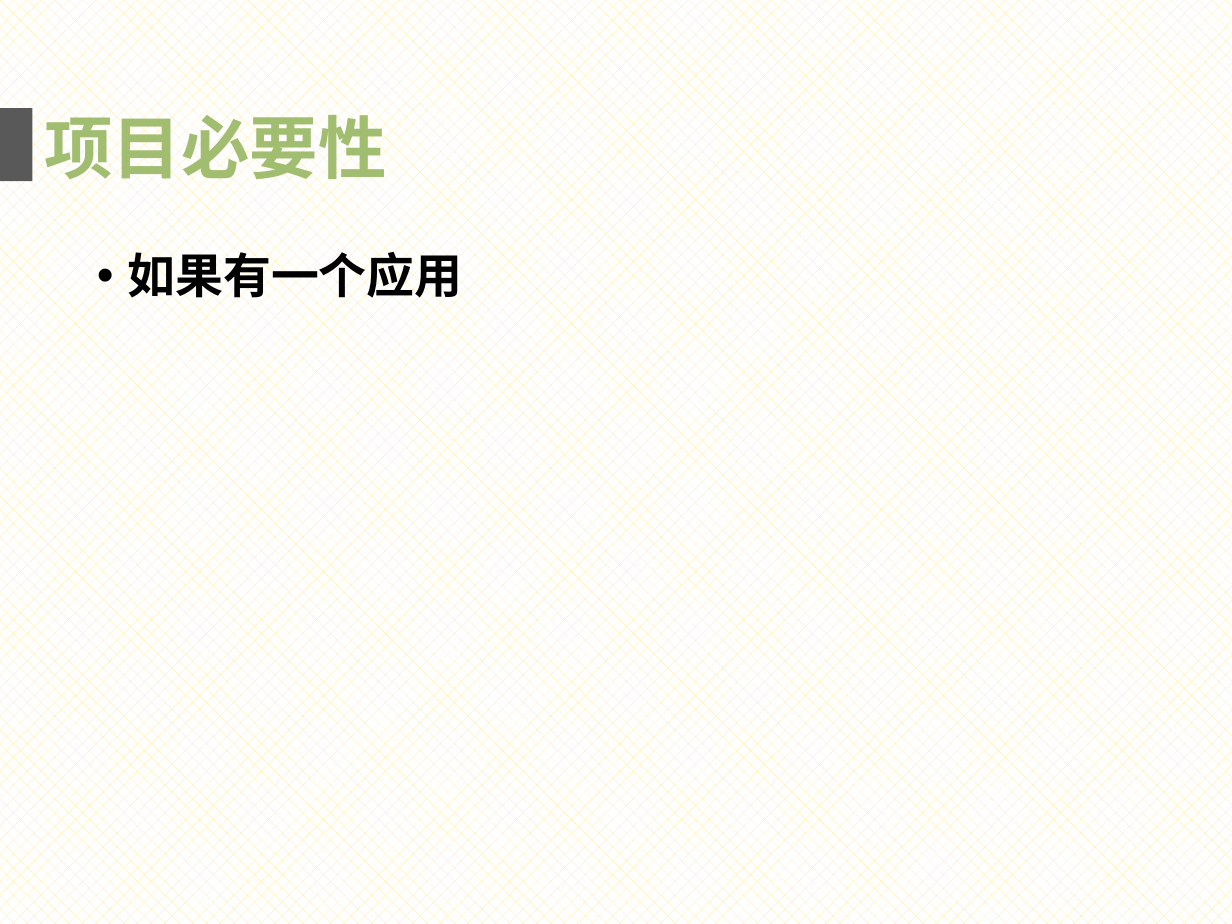
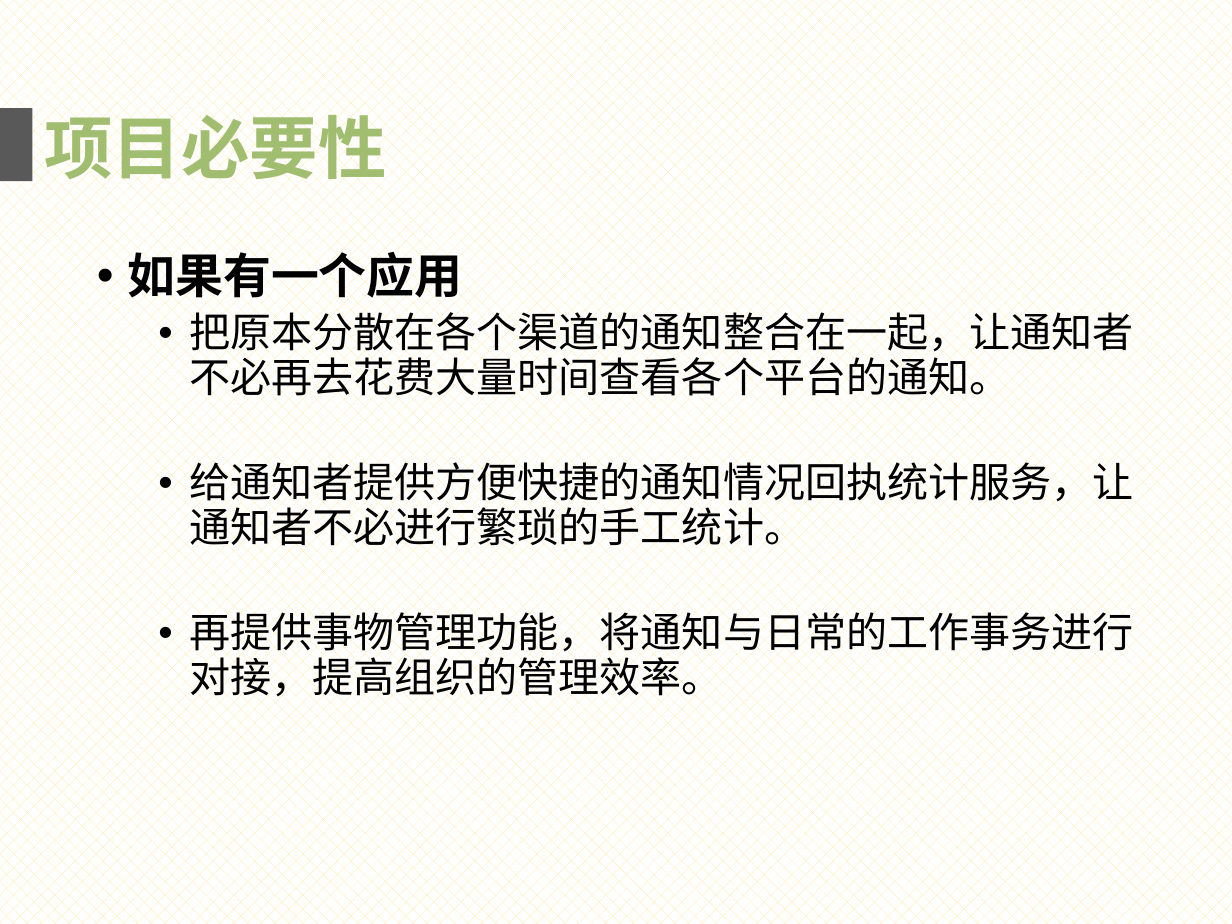
Before and after one commit to gocs/letmeknow, a slide deck: slide 4 of doc/presentation.pptx. Drawn at 1232x924 pixels with LibreOffice and Linux fonts; fonts in the diff are those of the drawing. Boxes give left, top, right and bottom in pixels: in the first picture for what was removed or moved away, otherwise in the second. Text is boxed around its words. In the diff, an @@ line names an element or a change of style, - is before the commit and + after.

```diff
--- a/doc/presentation.pptx
+++ b/doc/presentation.pptx
@@ text at (189,305,1134,703): paragraphs added @@
+  • 把原本分散在各个渠道的通知整合在一起，让通知者不必再去花费大量时间查看各个平台的通知。
+  • 给通知者提供方便快捷的通知情况回执统计服务，让通知者不必进行繁琐的手工统计。
+  • 再提供事物管理功能，将通知与日常的工作事务进行对接，提高组织的管理效率。
```
Also in this commit, not shown: 1 slide added.
